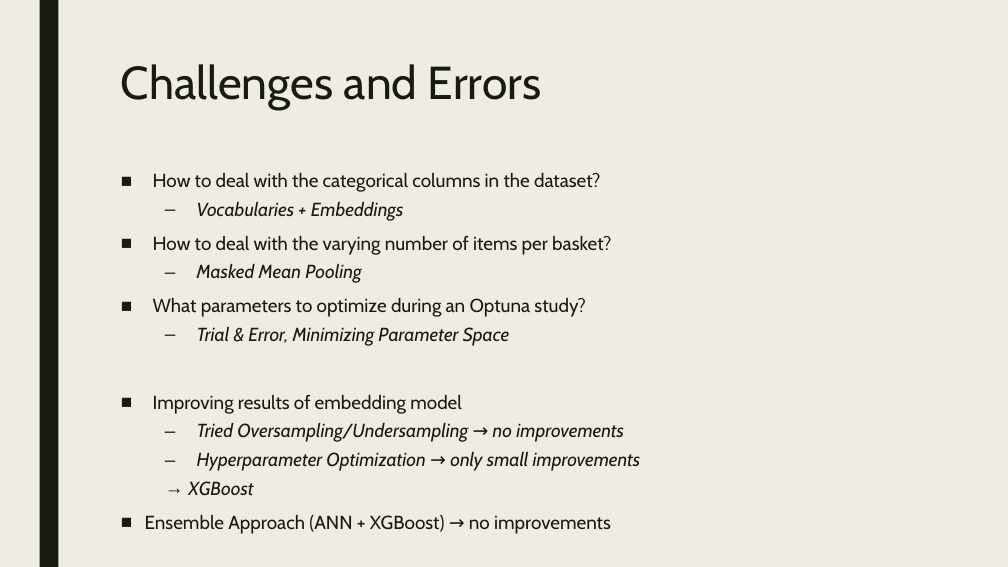
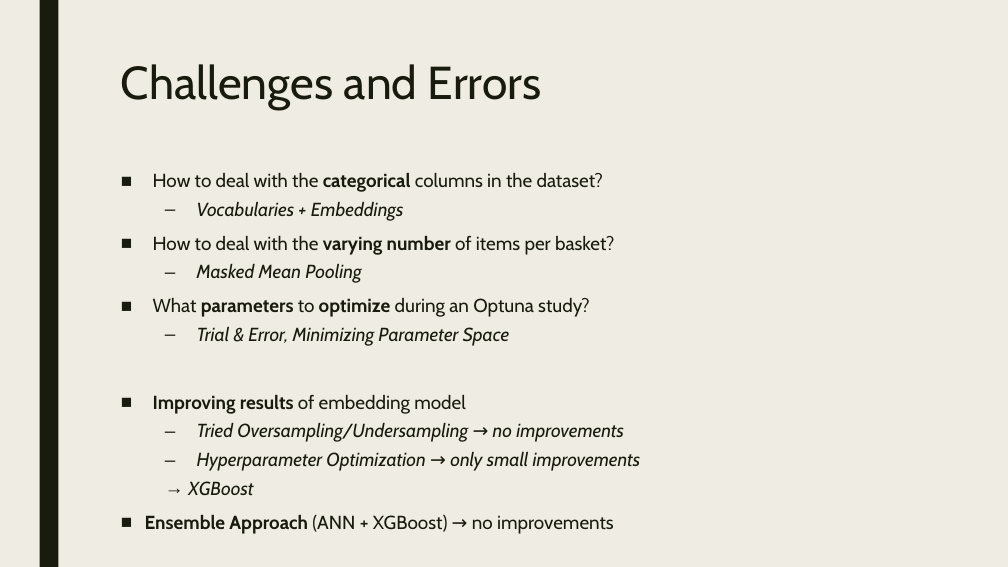
Before and after one commit to tomhillekamp/adv_ml_fraud_detection, a slide deck: slide 16 of 4_Presentation/fraud_detection.pptx. Drawn at 1008x567 pixels with LibreOffice and Linux fonts; fonts in the diff are those of the drawing. Boxes give left, top, right and bottom in pixels: in the first picture for what was removed or moved away, otherwise in the second. Text is boxed around its words. In the diff, an @@ line names an element or a change of style, - is before the commit and + after.

```diff
--- a/4_Presentation/fraud_detection.pptx
+++ b/4_Presentation/fraud_detection.pptx
@@ text at (145,173,614,534): bold on in "categorical", "varying number", "parameters optimize", "Improving results" and 1 more places @@
```
Also in this commit, not shown: 4 other slides changed, 2 other files.
